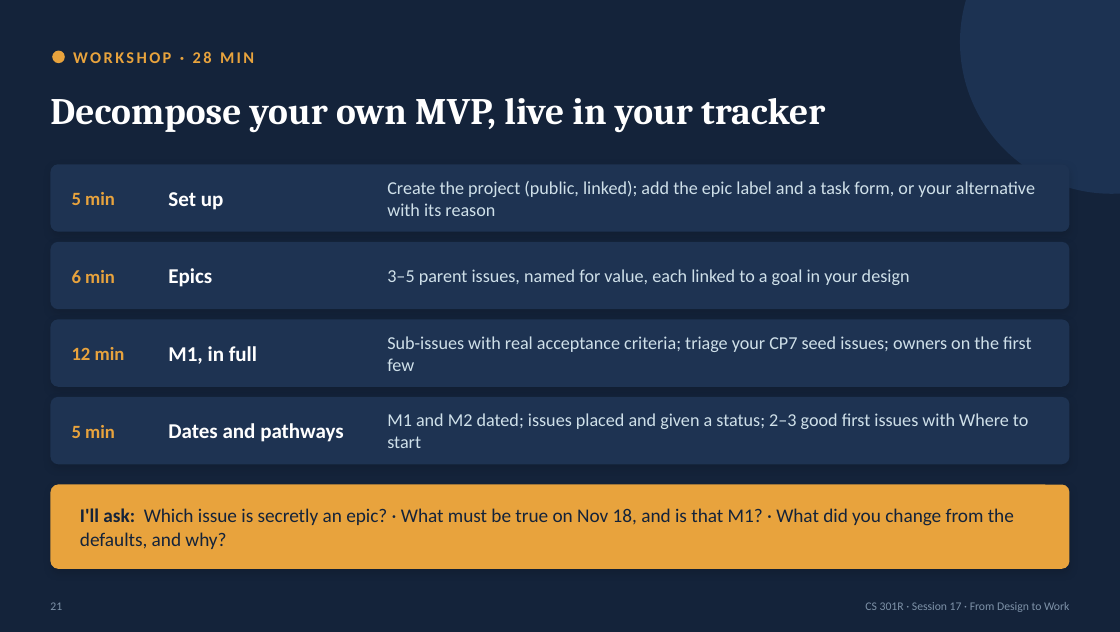
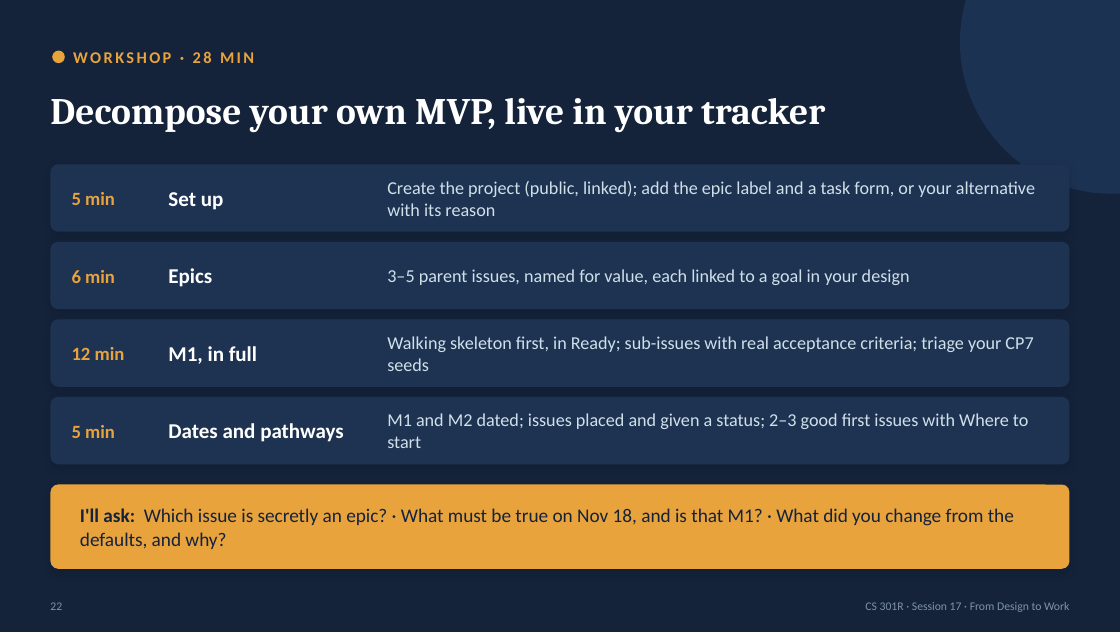
Before and after one commit to BYU-CS-Course-Ops/CS380, a slide deck: slide 22 of canvas_material/lectures/powerpoint/Session17-DesignToWork.pptx (slide 21 before the commit). Drawn at 1120x632 pixels with LibreOffice and Linux fonts; fonts in the diff are those of the drawing. Boxes give left, top, right and bottom in pixels: in the first picture for what was removed or moved away, otherwise in the second. Text is boxed around its words. In the diff, an @@ line names an element or a change of style, - is before the commit and + after.

```diff
--- a/canvas_material/lectures/powerpoint/Session17-DesignToWork.pptx
+++ b/canvas_material/lectures/powerpoint/Session17-DesignToWork.pptx
@@ text at (387,336,1033,371): text changed @@
-Sub-issues with real acceptance criteria; triage your CP7 seed issues; owners on the first few
+Walking skeleton first, in Ready; sub-issues with real acceptance criteria; triage your CP7 seeds
```
Also in this commit, not shown: 19 other slides changed, 1 slide added, 27 other files.
